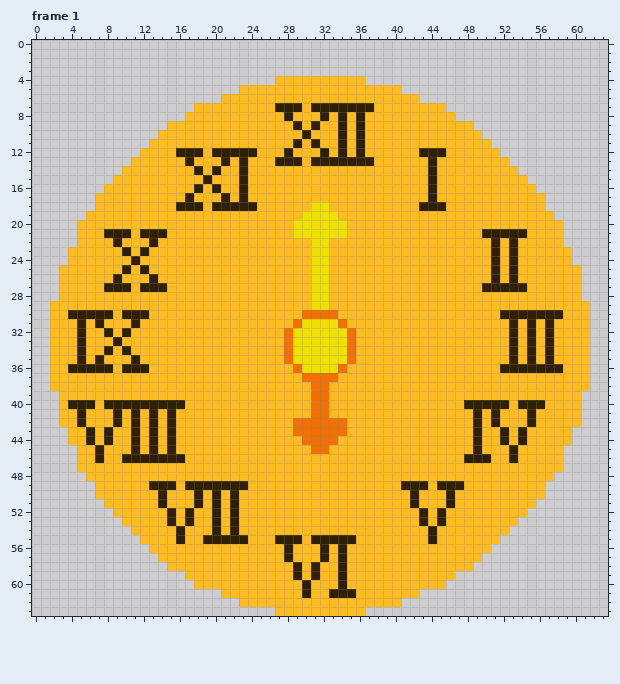
A pixel-art file gets an edit: images/enemies/fragment/roll.ase. The picture above was drawn from the file before the commit.
64x64 pixels, 4 frames. Shown: frame 1. The commit also changed other frames, which this record leaves out.
The result:
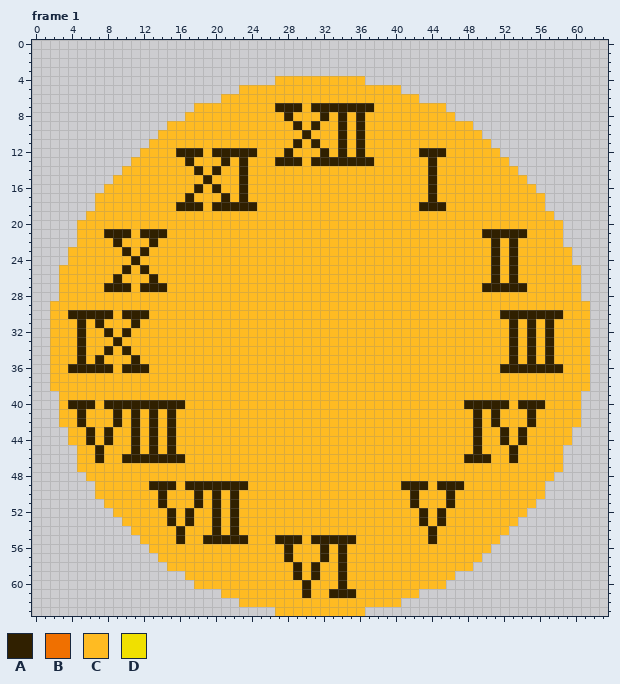
Palette (. is transparent): A #302000  B #f07000  C #ffbb22  D #f0e000
Difference:
Frame 1:
Colour B becomes colour C in row 30 at x 30 to 33; in row 31 at x 29 and 34; in rows 32 to 35 at x 28 and 35; in row 36 at x 29 and 34; in row 37 at x 30 to 33; in rows 38 to 41 at x 31 to 32.
Colour B becomes colour C in rows 42 to 43 at x 29 to 34; in row 44 at x 30 to 33; in row 45 at x 31 to 32.
Colour D becomes colour C in row 18 at x 31 to 32; in row 19 at x 30 to 33; in rows 20 to 21 at x 29 to 34; in rows 22 to 29 at x 31 to 32; in row 31 at x 30 to 33; in rows 32 to 35 at x 29 to 34.
Colour D becomes colour C in row 36 at x 30 to 33.
